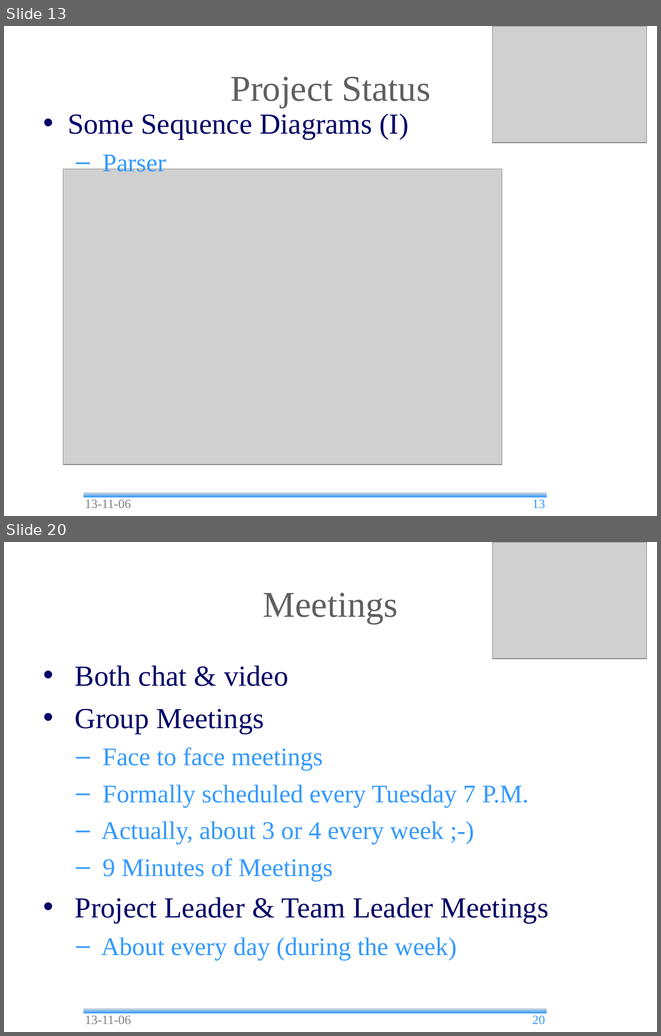
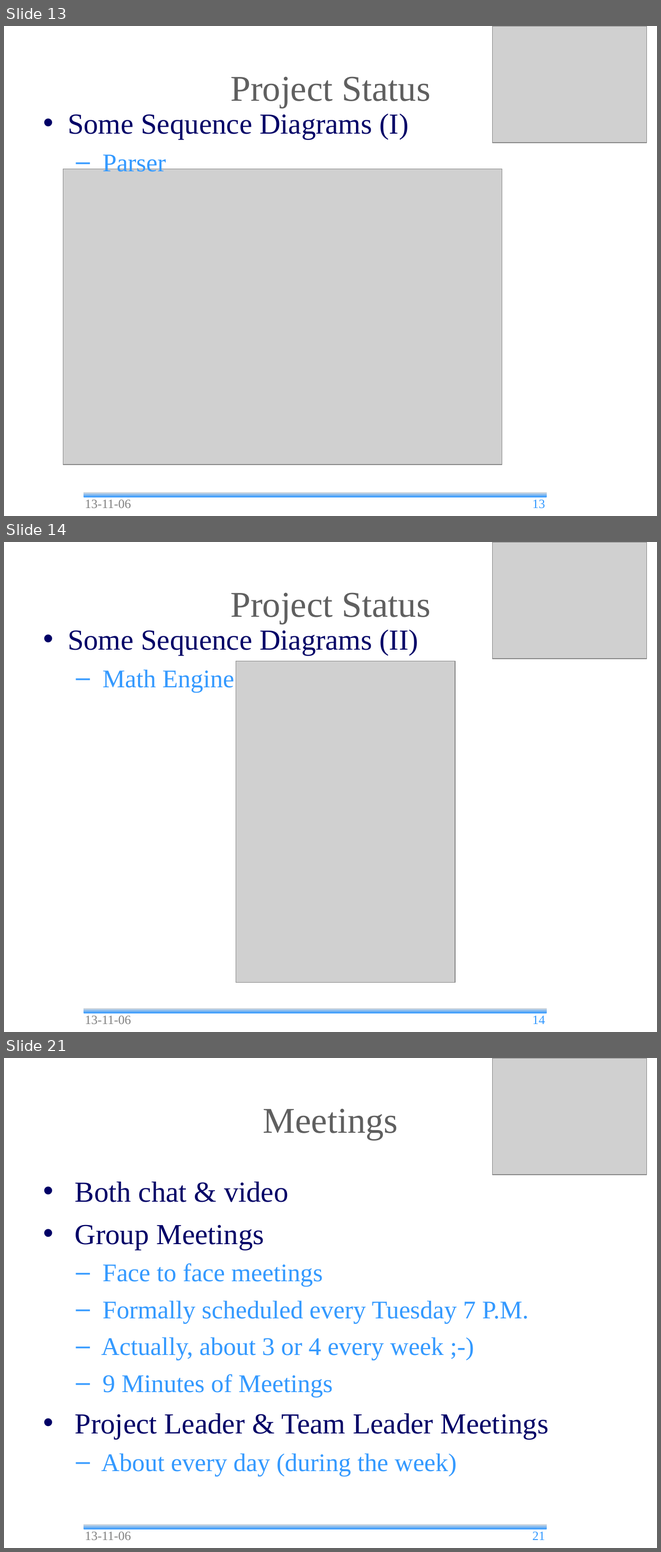
Before and after one commit to andrea-bottoli/DSD, a slide deck: Documentation/Presentation/13_45/Status_Report.odp. Shown one above the other, each under a label of ours: slides 13 and 20 before the commit, slides 13, 14 and 21 after it; the slides between them are not shown. The pictures are 661x1036 and 661x1552 pixels, drawn with LibreOffice and Linux fonts; fonts in the diff are those of the drawing; grey boxes stand for pictures; background and template pictures are left out. Boxes give left, top, right and bottom in pixels: in the first picture for what was removed or moved away, otherwise in the second. Text is boxed around its words. In the diff, an @@ line names an element or a change of style, - is before the commit and + after.

Commit message:
Updated Status Report

```diff
--- a/Documentation/Presentation/13_45/Status_Report.odp
+++ b/Documentation/Presentation/13_45/Status_Report.odp
@@ slide 14 added at <box>4,542,657,1032</box>, background #FFFFFF; not listed: 1 template element that a slide beside it also shows @@
@@ picture added at <box>493,542,646,659</box> @@
@@ title added at <box>230,592,431,624</box>, 40 pt, text #5F5F5F @@
+Project Status
@@ text added at <box>68,629,418,693</box>, 32 pt, text #000066 @@
+• Some Sequence Diagrams (II)
+  – Math Engine
@@ picture added at <box>236,661,455,982</box> @@
@@ text added at <box>85,1015,131,1024</box>, 14 pt, text #808080 @@
+13-11-06
@@ page number added at <box>532,1015,545,1024</box>, 14 pt, text #3399FF @@
+14
@@ what was slide 20 is now slide 21 @@
@@ page number at <box>532,1531,545,1540</box>: text changed @@
-20
+21
```
Also in this commit, not shown: 6 slides changed, 1 other file.
